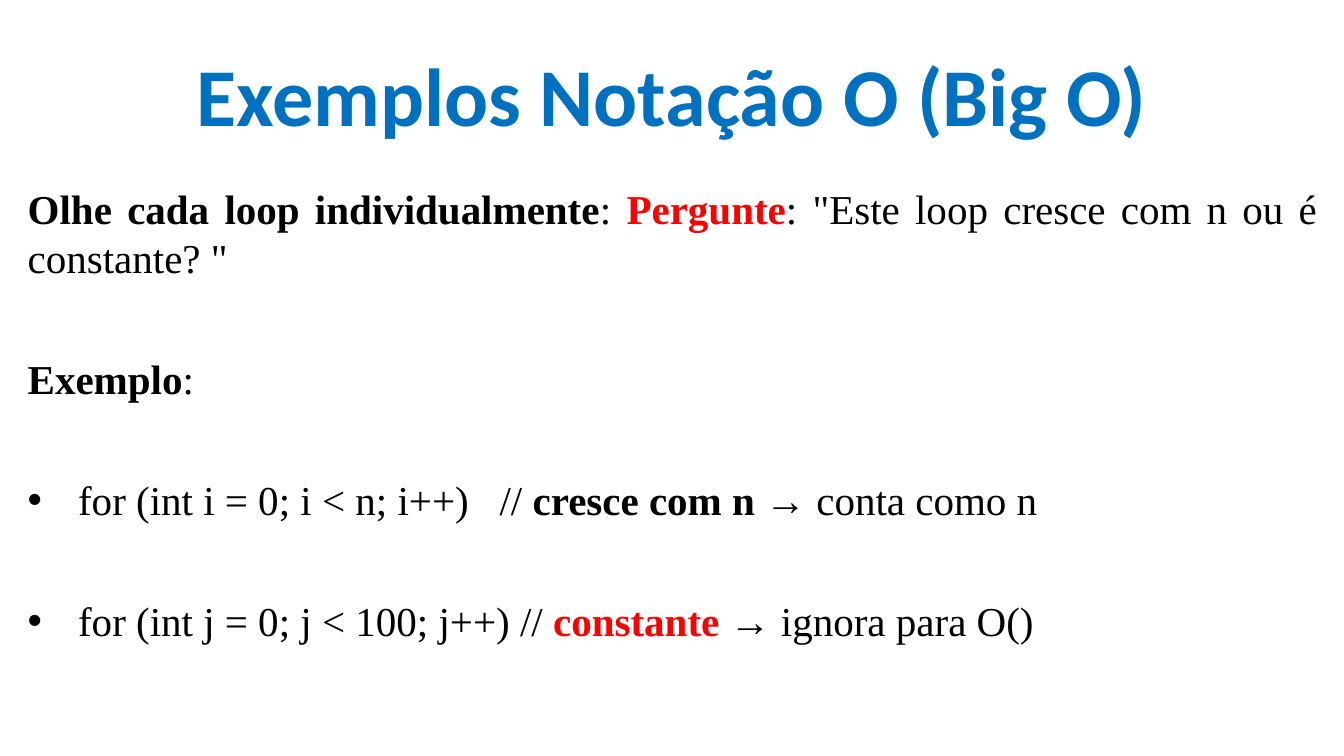
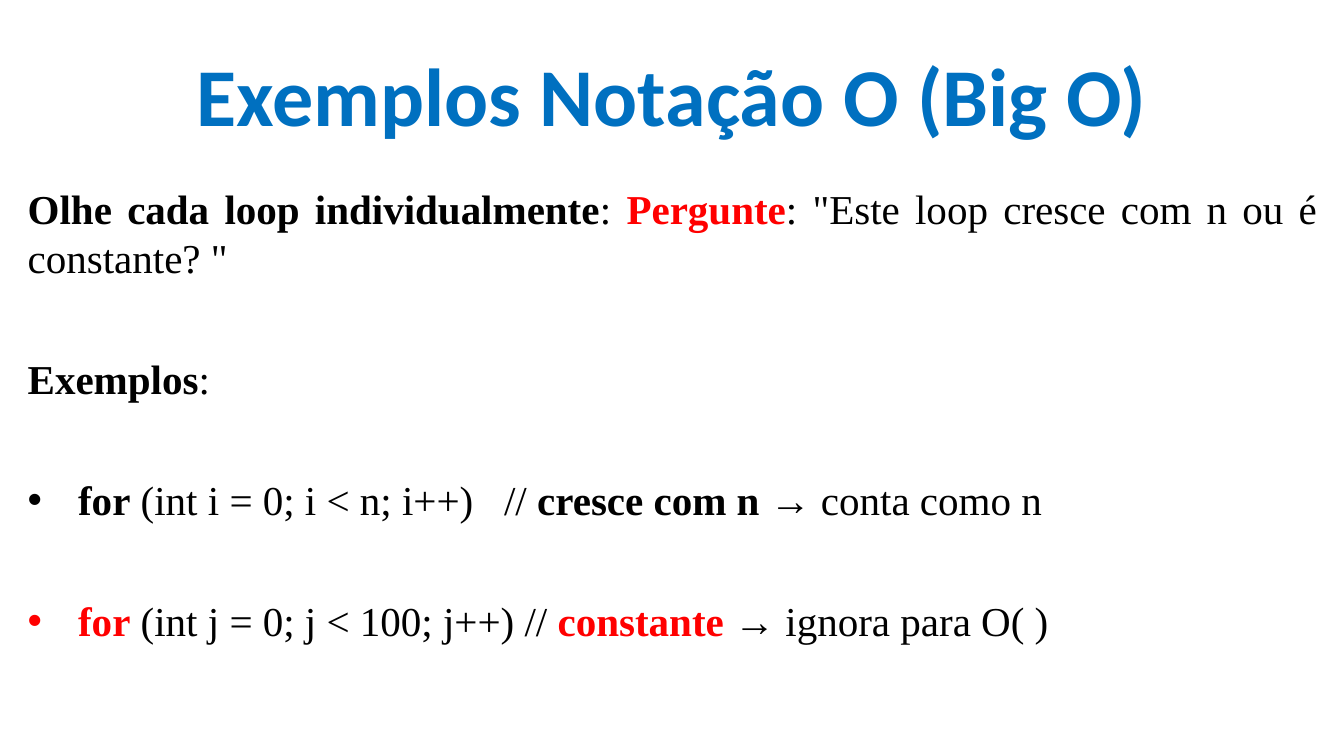
Before and after one commit to CloudEducationBrazil/WydenAlgoritmosEComplexidade, a slide deck: slide 6 of 01 Classes/Aula 05 - Algoritmos e Complexidade - Notação O e Função O.pptx. Drawn at 1344x756 pixels with LibreOffice and Linux fonts; fonts in the diff are those of the drawing; background and template pictures are left out. Boxes give left, top, right and bottom in pixels: in the first picture for what was removed or moved away, otherwise in the second. Text is boxed around its words. In the diff, an @@ line names an element or a change of style, - is before the commit and + after.

```diff
--- a/01 Classes/Aula 05 - Algoritmos e Complexidade - Notação O e Função O.pptx
+++ b/01 Classes/Aula 05 - Algoritmos e Complexidade - Notação O e Função O.pptx
@@ text at <box>28,365,210,402</box>: text changed @@
-Exemplo:
+Exemplos:
@@ text at <box>78,486,1042,523</box>: bold on in "for" @@
@@ text at <box>78,607,1024,644</box>: spaces changed @@
-• for (int j = 0; j < 100; j++) // constante → ignora para O()
+• for (int j = 0; j < 100; j++) // constante → ignora para O( )
```
Also in this commit, not shown: 8 other slides changed, 1 slide removed, 3 other files.
